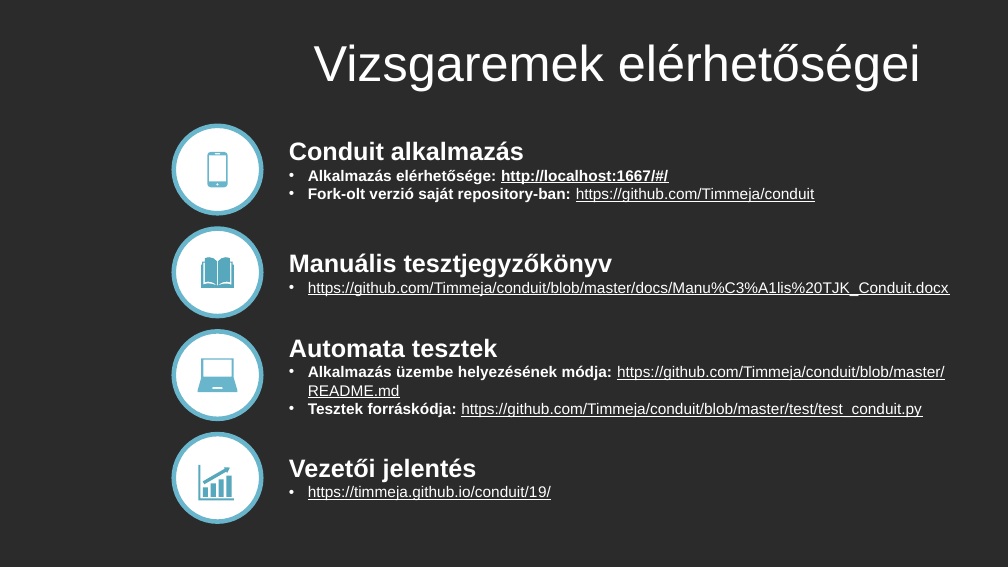
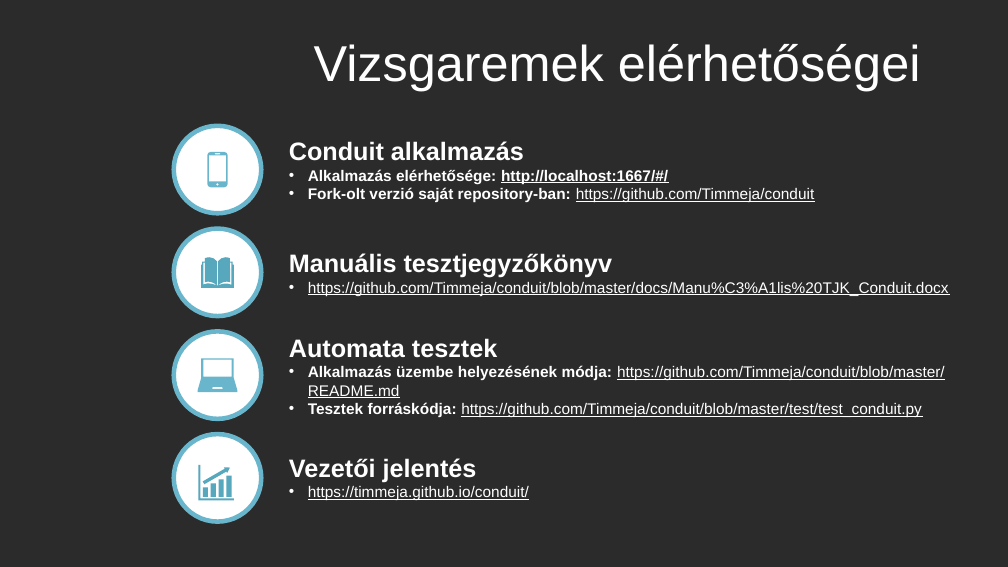
Before and after one commit to Timmeja/conduit, a slide deck: slide 2 of docs/Balla Tímea - Vizsgaremek prezentáció.ppsx. Drawn at 1008x567 pixels with LibreOffice and Linux fonts; fonts in the diff are those of the drawing; background and template pictures are left out; a plain dark background stands for a picture behind light text. Boxes give left, top, right and bottom in pixels: in the first picture for what was removed or moved away, otherwise in the second. Text is boxed around its words. In the diff, an @@ line names an element or a change of style, - is before the commit and + after.

```diff
--- a/docs/Balla Tímea - Vizsgaremek prezentáció.ppsx
+++ b/docs/Balla Tímea - Vizsgaremek prezentáció.ppsx
@@ text at (308,486,529,500): text changed @@
-• https://timmeja.github.io/conduit/19/
+• https://timmeja.github.io/conduit/
```
Also in this commit, not shown: 5 other slides changed.
